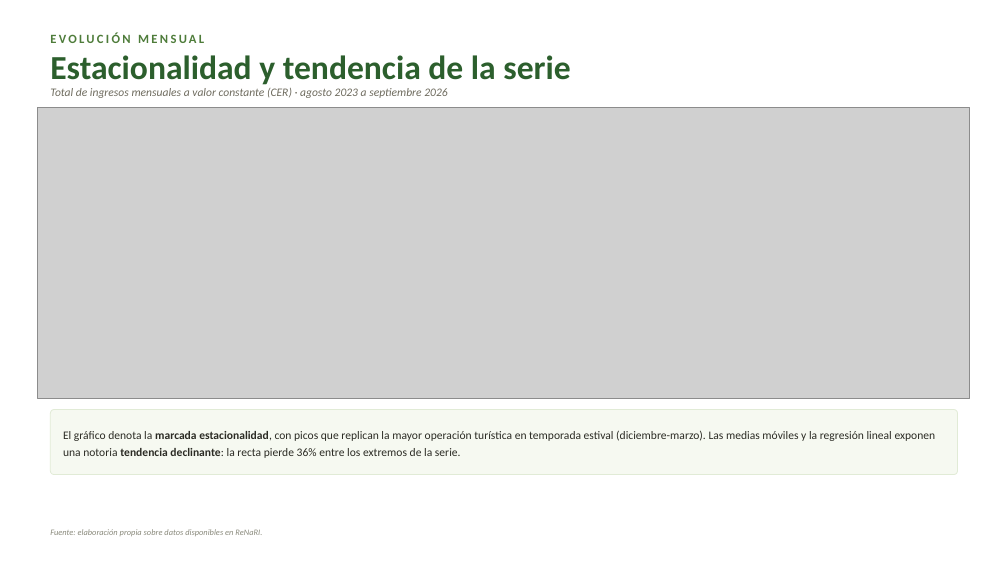
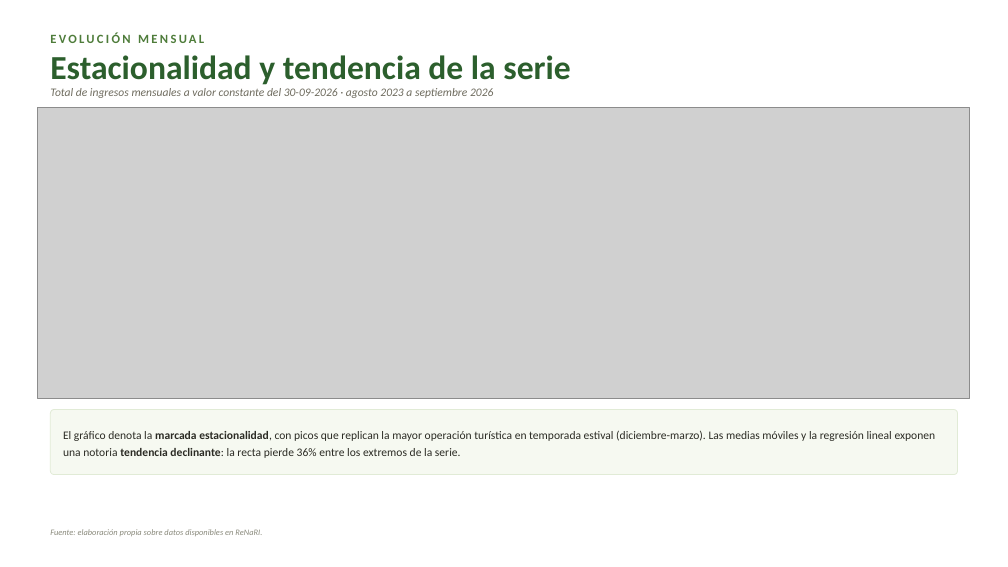
Before and after one commit to FFA-Argentina/ingresos-APN, a slide deck: slide 9 of Informe_Cobranzas_trienal_sep26.pptx. Drawn at 1008x567 pixels with LibreOffice and Linux fonts; fonts in the diff are those of the drawing; grey boxes stand for pictures. Boxes give left, top, right and bottom in pixels: in the first picture for what was removed or moved away, otherwise in the second. Text is boxed around its words. In the diff, an @@ line names an element or a change of style, - is before the commit and + after.

```diff
--- a/Informe_Cobranzas_trienal_sep26.pptx
+++ b/Informe_Cobranzas_trienal_sep26.pptx
@@ text at [50,88,493,98]: text changed @@
-Total de ingresos mensuales a valor constante (CER) · agosto 2023 a septiembre 2026
+Total de ingresos mensuales a valor constante del 30-09-2026 · agosto 2023 a septiembre 2026
```
Also in this commit, not shown: 9 other slides changed, 4 other files.
